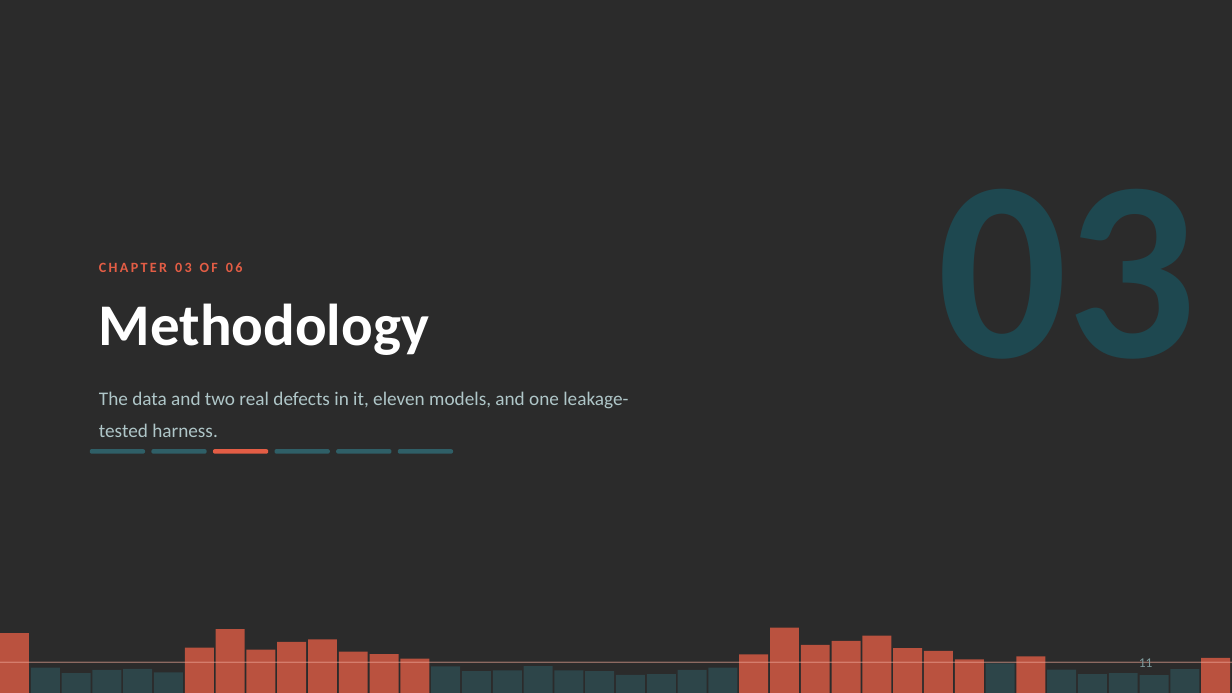
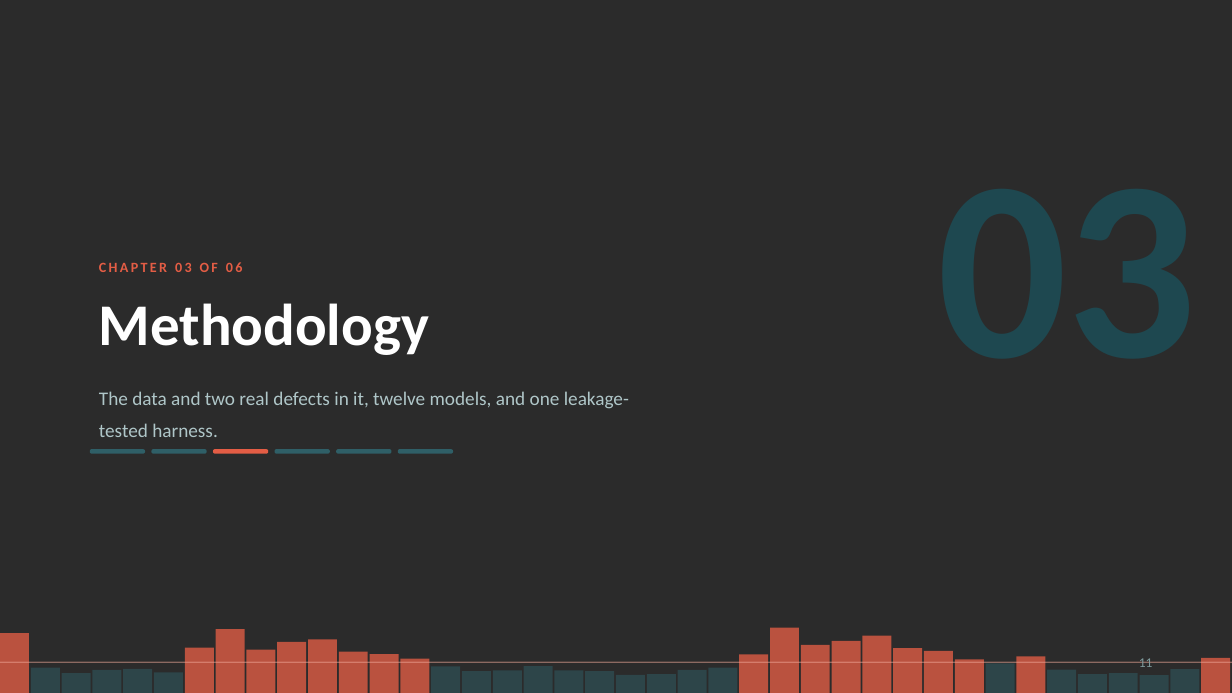
Before and after one commit to JC16092/mth5000-aqi-forecast, a slide deck: slide 11 of presentation/slides_v2.pptx. Drawn at 1232x693 pixels with LibreOffice and Linux fonts; fonts in the diff are those of the drawing; background and template pictures are left out; a plain dark background stands for a picture behind light text. Boxes give left, top, right and bottom in pixels: in the first picture for what was removed or moved away, otherwise in the second. Text is boxed around its words. In the diff, an @@ line names an element or a change of style, - is before the commit and + after.

```diff
--- a/presentation/slides_v2.pptx
+++ b/presentation/slides_v2.pptx
@@ text at (99,391,629,437): text changed @@
-The data and two real defects in it, eleven models, and one leakage-tested harness.
+The data and two real defects in it, twelve models, and one leakage-tested harness.
```
Also in this commit, not shown: 7 other slides changed, 3 other files.
